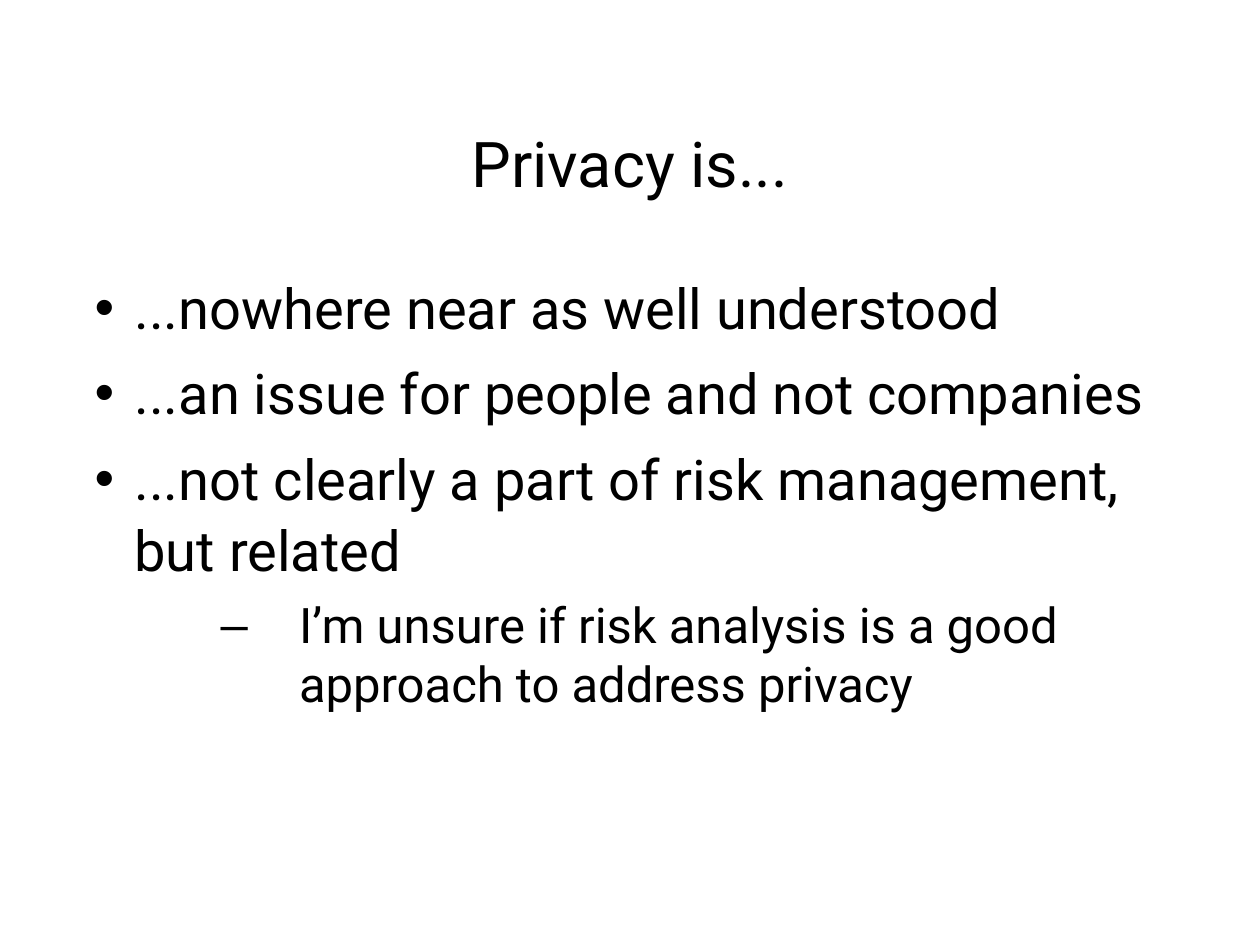
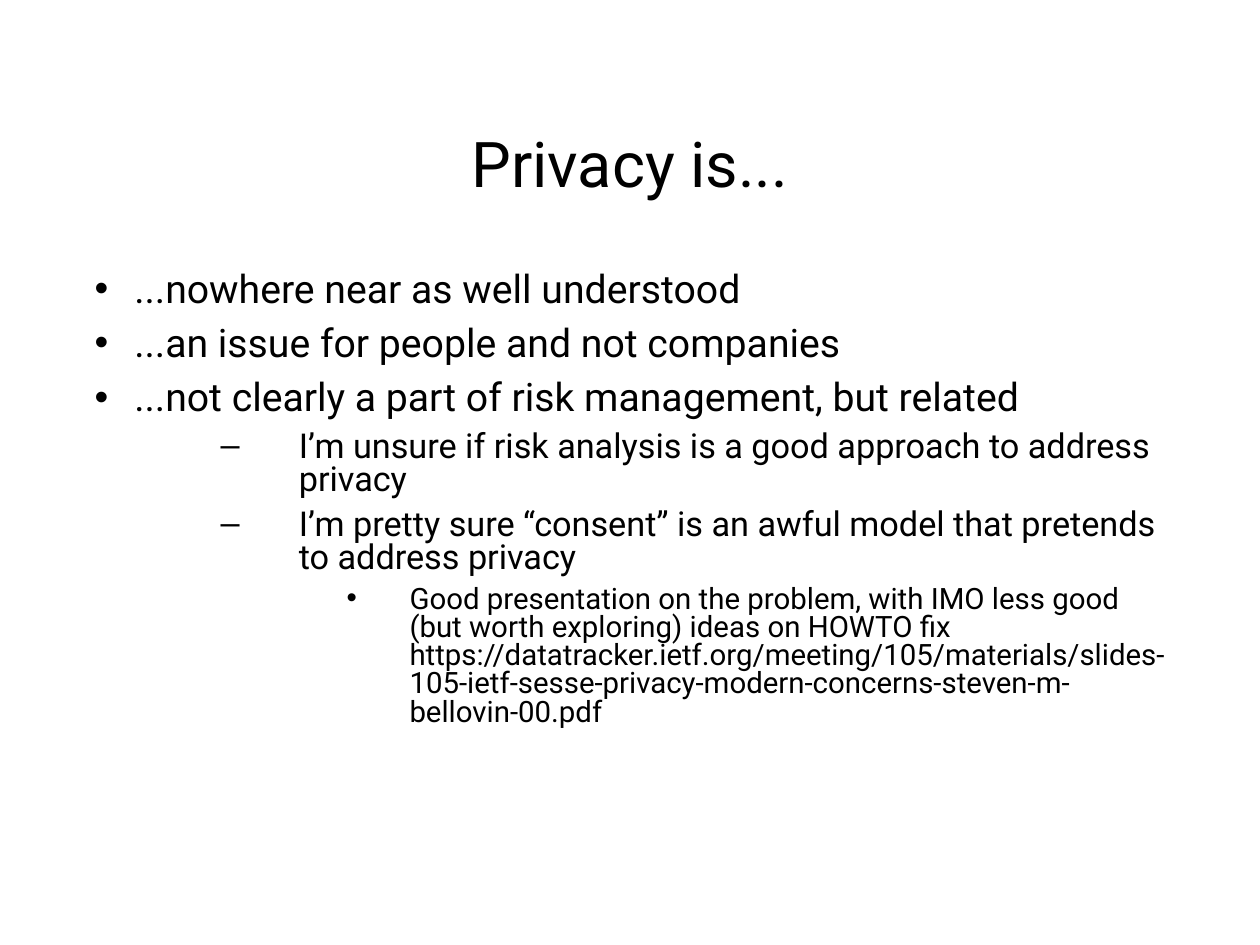
Before and after one commit to sftcd/cs7053, a slide deck: slide 4 of 2021lectures/01-intro.ppt. Drawn at 1260x945 pixels with LibreOffice and Linux fonts; fonts in the diff are those of the drawing. Boxes give left, top, right and bottom in pixels: in the first picture for what was removed or moved away, otherwise in the second. Text is boxed around its words. In the diff, an @@ line names an element or a change of style, - is before the commit and + after.

```diff
--- a/2021lectures/01-intro.ppt
+++ b/2021lectures/01-intro.ppt
@@ text at bbox=[134, 273, 1150, 499]: size 32 to 22.4 pt in "...nowhere near as well understood", "...an issue for people and not companies", "...not clearly a part of risk management, ..."; size 28 to 19.6 pt in "I’m unsure if risk analysis is a ..."; line spacing 1.01 to 0.81; line spacing 1.06 to 0.86; line spacing 1 to 0.8 @@
@@ text at bbox=[299, 510, 1165, 728]: paragraphs added @@
+  – I’m pretty sure “consent” is an awful model that pretends to address privacy
+    • Good presentation on the problem, with IMO less good (but worth exploring) ideas on HOWTO fix https://datatracker.ietf.org/meeting/105/materials/slides-105-ietf-sesse-privacy-modern-concerns-steven-m-bellovin-00.pdf
```
Also in this commit, not shown: 10 other slides changed, 3 other files.
